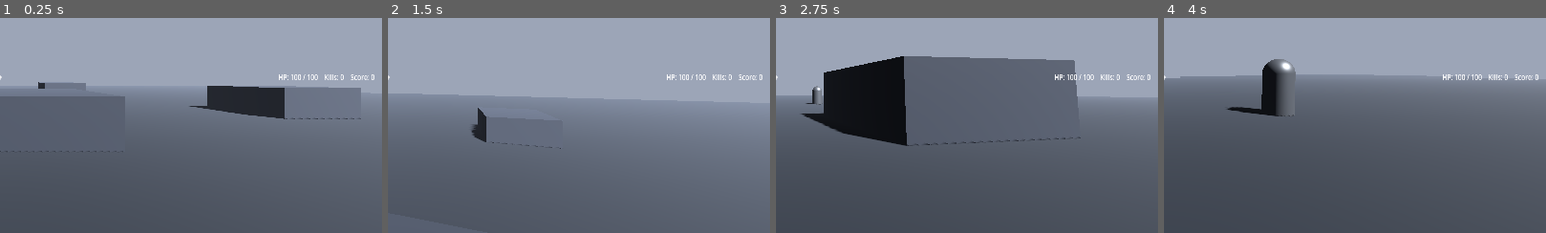
Above: before the commit, frames 1-4 (left to right).
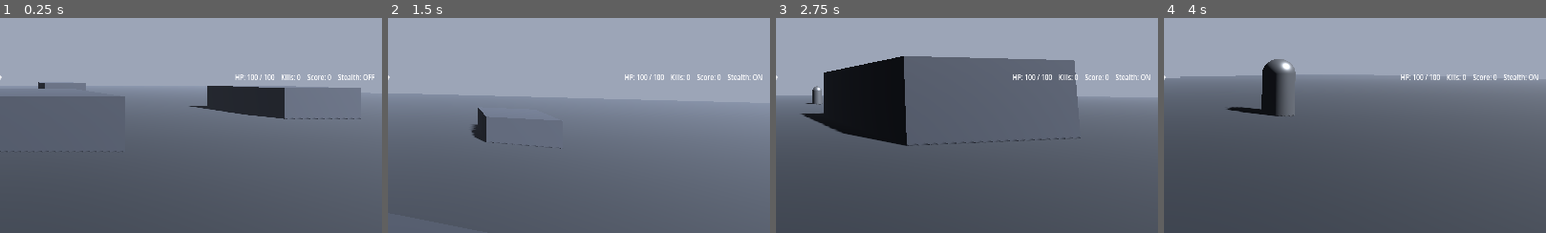
Above: after the commit, the same moments.

Repository: mohsenss/Special_2
Game: Godot game, scene res://scenes/Main.tscn
Same seed, same stepped clock (60 frames per second), same inputs: the game is played once before the commit and once after it.
Inputs (mouse positions are % of the whole screen's width and height, from its top left):
- Up to frame 1 (0.25 s): no input
- Up to frame 2 (1.5 s): move the mouse to (55, 50) at 0.52 s; hold W (move_forward) from 0.53 s (still down); tap E (stealth) at 0.6 s; tap Space (jump) at 0.77, 0.8, 1.07, 1.35 s; move the mouse to (45, 50) at 1.27 s
- Up to frame 3 (2.75 s): keep holding W (move_forward); tap Space (jump) at 1.52, 1.82, 2.3 s; tap E (stealth) at 1.55 s; move the mouse to (52, 48) at 2.02 s; press the mouse at (52, 48) at 2.03 s
- Up to frame 4 (4 s): keep holding W (move_forward); move the mouse to (49, 52) at 2.77 s; release the mouse at (49, 52) at 2.78 s; right-click (49, 52) at 2.85 s; tap Space (jump) at 3.02, 3.32, 3.77, 3.8 s; tap E (stealth) at 3.05, 3.6 s; move the mouse to (57, 51) at 3.52 s
The pictures show only the part of the screen within x 50-100%, y 36-86%; the shares and areas given below are measured in that part.

The runs differ from the first frame. In frame 1, 0.5% of the frame differs, in the area x 61-98%, y 26-29%; in frame 2, 0.5%; in frame 3, 0.5%, in the area x 62-98%, y 26-29%; in frame 4, 0.5%.

Commit message:
Resolve remaining PR conflicts in GameUI/player/ui

Diff:
--- a/scenes/GameUI.tscn
+++ b/scenes/GameUI.tscn
@@ -46,6 +46,10 @@
 layout_mode = 2
 text = "Score: 0"
 
+[node name="StealthStatusLabel" type="Label" parent="HUD/Margin/TopRow"]
+layout_mode = 2
+text = "Stealth: OFF"
+
 [node name="AbilityColumn" type="VBoxContainer" parent="HUD/Margin"]
 layout_mode = 2
 offset_top = 42.0
@@ -134,6 +138,36 @@
 text = "AIR JUMP"
 horizontal_alignment = 1
 vertical_alignment = 1
+
+[node name="AbilityRow" type="VBoxContainer" parent="HUD/Margin"]
+visible = false
+layout_mode = 2
+offset_top = 42.0
+theme_override_constants/separation = 6
+
+[node name="DashCooldown" type="ProgressBar" parent="HUD/Margin/AbilityRow"]
+layout_mode = 2
+custom_minimum_size = Vector2(180, 18)
+value = 100.0
+show_percentage = false
+
+[node name="KnifeCooldown" type="ProgressBar" parent="HUD/Margin/AbilityRow"]
+layout_mode = 2
+custom_minimum_size = Vector2(180, 18)
+value = 100.0
+show_percentage = false
+
+[node name="StealthCooldown" type="ProgressBar" parent="HUD/Margin/AbilityRow"]
+layout_mode = 2
+custom_minimum_size = Vector2(180, 18)
+value = 100.0
+show_percentage = false
+
+[node name="AirJumpCooldown" type="ProgressBar" parent="HUD/Margin/AbilityRow"]
+layout_mode = 2
+custom_minimum_size = Vector2(180, 18)
+value = 100.0
+show_percentage = false
 
 [node name="Crosshair" type="Label" parent="HUD"]
 layout_mode = 1
--- a/scripts/player.gd
+++ b/scripts/player.gd
@@ -133,6 +133,10 @@
 		_apply_dash_hits()
 
 func _process(_delta: float) -> void:
+	if not _alive:
+		if Input.is_action_just_pressed("restart"):
+			get_tree().reload_current_scene()
+		return
 	if Input.mouse_mode == Input.MOUSE_MODE_VISIBLE and (Input.is_action_just_pressed("attack") or Input.is_action_just_pressed("rifle_fire")):
 		Input.set_mouse_mode(Input.MOUSE_MODE_CAPTURED)
 
--- a/scripts/ui.gd
+++ b/scripts/ui.gd
@@ -43,7 +43,15 @@
 	if score_label:
 		score_label.text = "Score: %d" % value
 
-func update_cooldowns(dash_ratio: float, knife_ratio: float, stealth_ratio: float, air_jump_ratio: float = 1.0, is_stealthed_now: bool = false) -> void:
+func update_cooldowns(dash_ratio: float, knife_ratio: float, stealth_ratio: float, arg4 = 1.0, arg5 = null) -> void:
+	var air_jump_ratio := 1.0
+	var is_stealthed_now := false
+	if typeof(arg4) == TYPE_BOOL and arg5 == null:
+		is_stealthed_now = arg4
+	else:
+		air_jump_ratio = float(arg4)
+		if arg5 != null:
+			is_stealthed_now = bool(arg5)
 	if dash_cd_bar:
 		dash_cd_bar.value = dash_ratio * 100.0
 	if knife_cd_bar:
